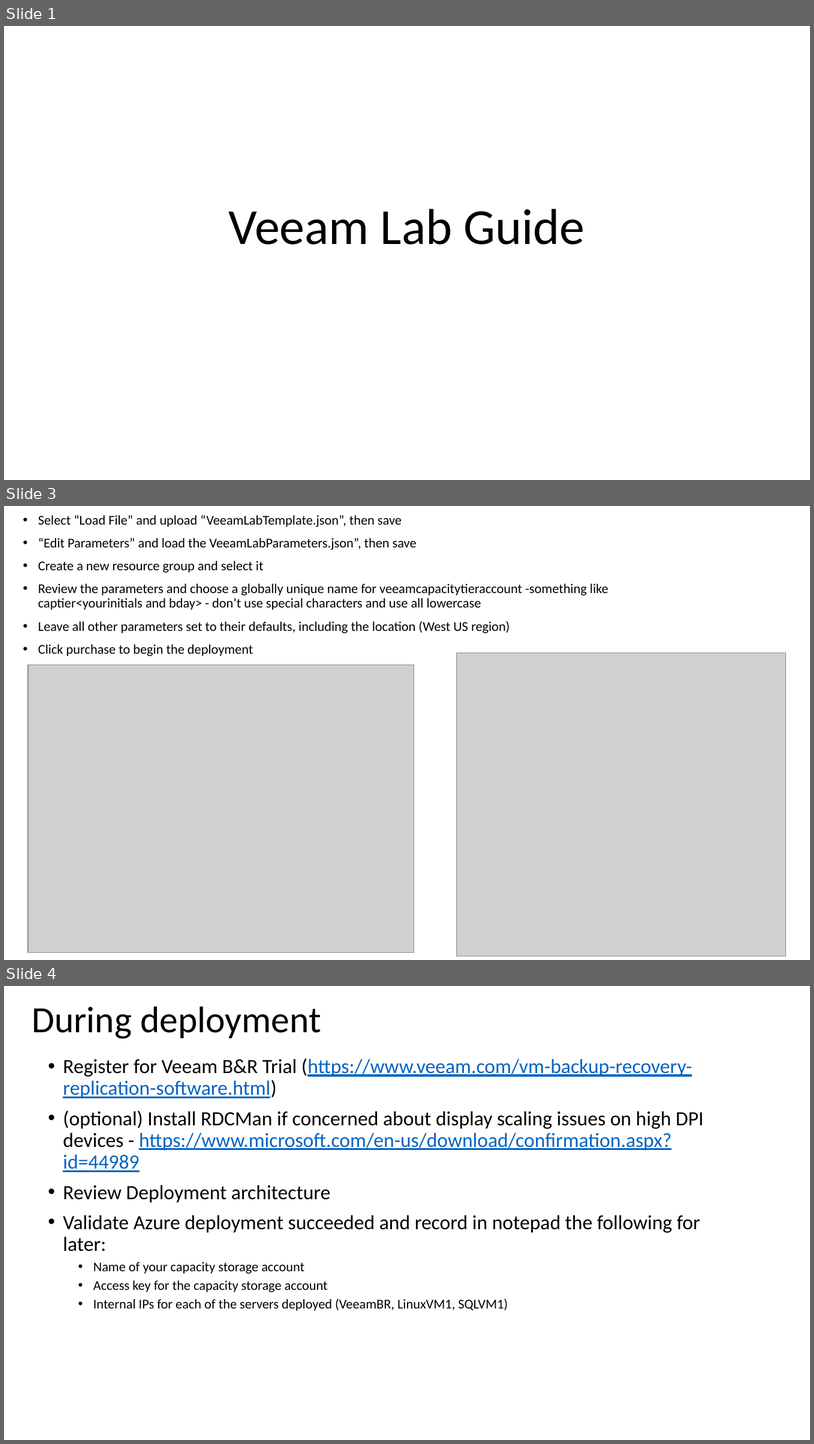
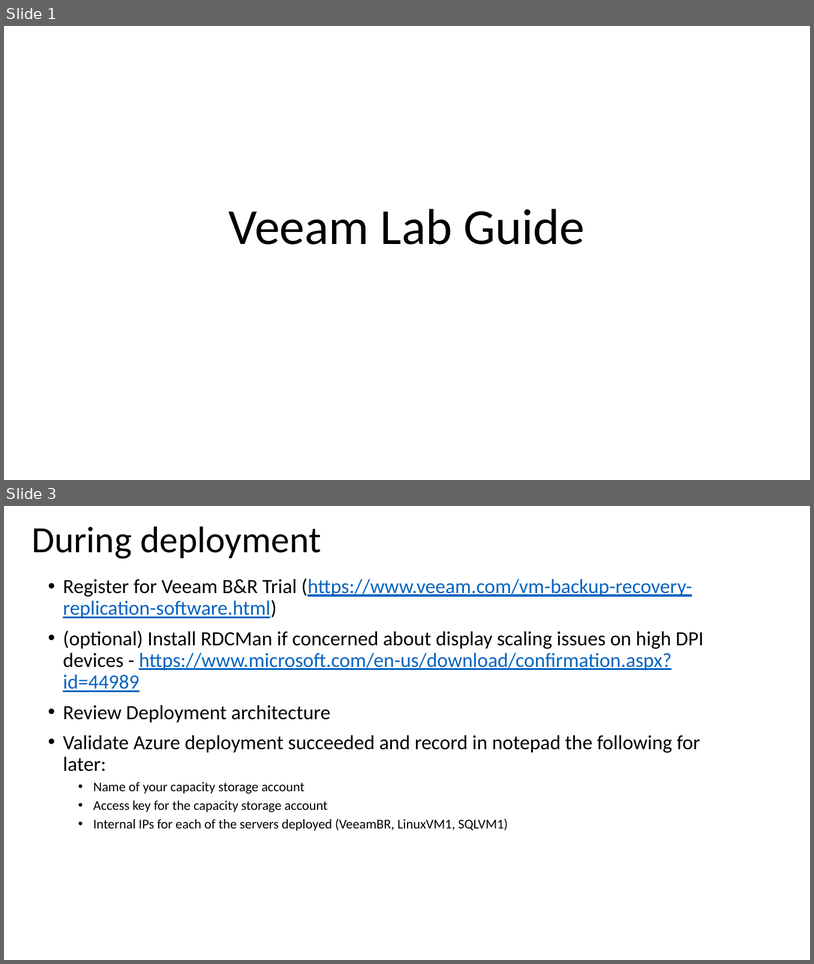
Before and after one commit to dkirby-ms/VeeamOnAzureLab, a slide deck: Veeam Lab Guide.pptx. Shown one above the other, each under a label of ours: slides 1, 3 and 4 before the commit, slides 1 and 3 after it; the slides between them are not shown. The pictures are 814x1444 and 814x964 pixels, drawn with LibreOffice and Linux fonts; fonts in the diff are those of the drawing; grey boxes stand for pictures. Boxes give left, top, right and bottom in pixels: in the first picture for what was removed or moved away, otherwise in the second. Text is boxed around its words. In the diff, an @@ line names an element or a change of style, - is before the commit and + after.

```diff
--- a/Veeam Lab Guide.pptx
+++ b/Veeam Lab Guide.pptx
@@ slide 3 removed at box(4, 506, 810, 960), background #FFFFFF @@
@@ text removed at box(38, 515, 609, 656) @@
-• Select “Load File” and upload “VeeamLabTemplate.json”, then save
-• “Edit Parameters” and load the VeeamLabParameters.json”, then save
-• Create a new resource group and select it
-• Review the parameters and choose a globally unique name for veeamcapacitytieraccount -something like captier<yourinitials and bday> - don’t use special characters and use all lowercase
-• Leave all other parameters set to their defaults, including the location (West US region)
-• Click purchase to begin the deployment
@@ picture removed at box(28, 664, 414, 952) @@
@@ picture removed at box(457, 653, 787, 955) @@
@@ what was slide 4 is now slide 3 @@
```
Also in this commit, not shown: 5 slides changed, 2 slides added, 1 other slide removed, 1 other file.
